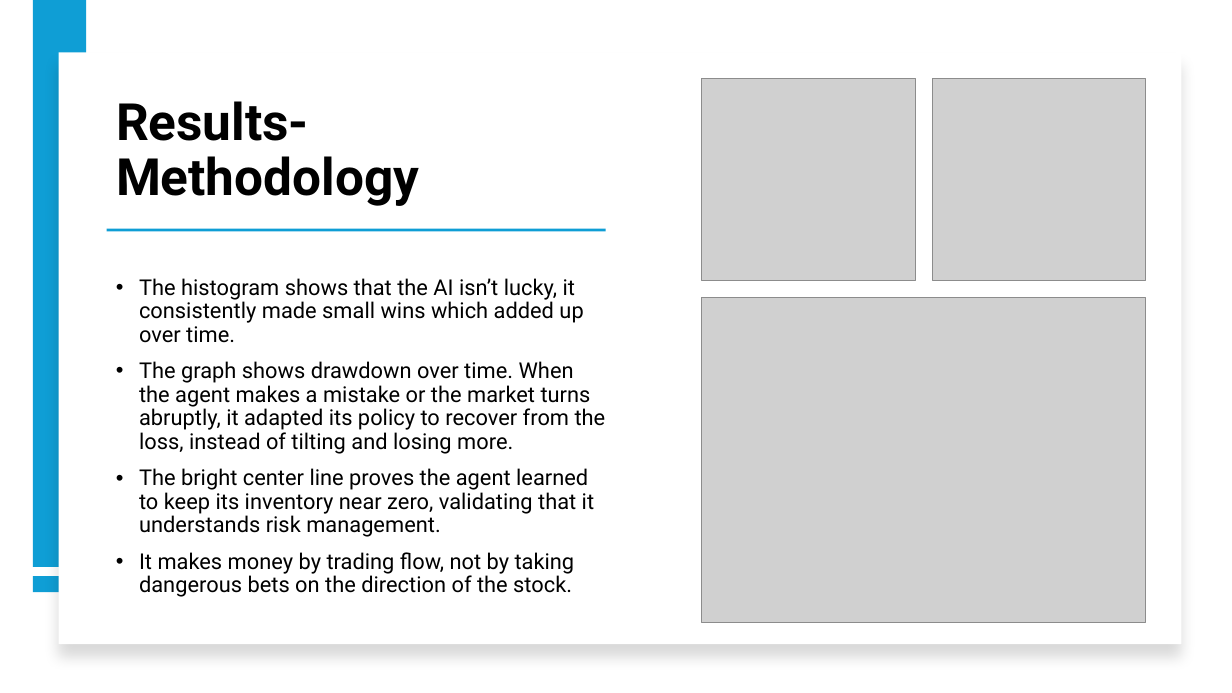
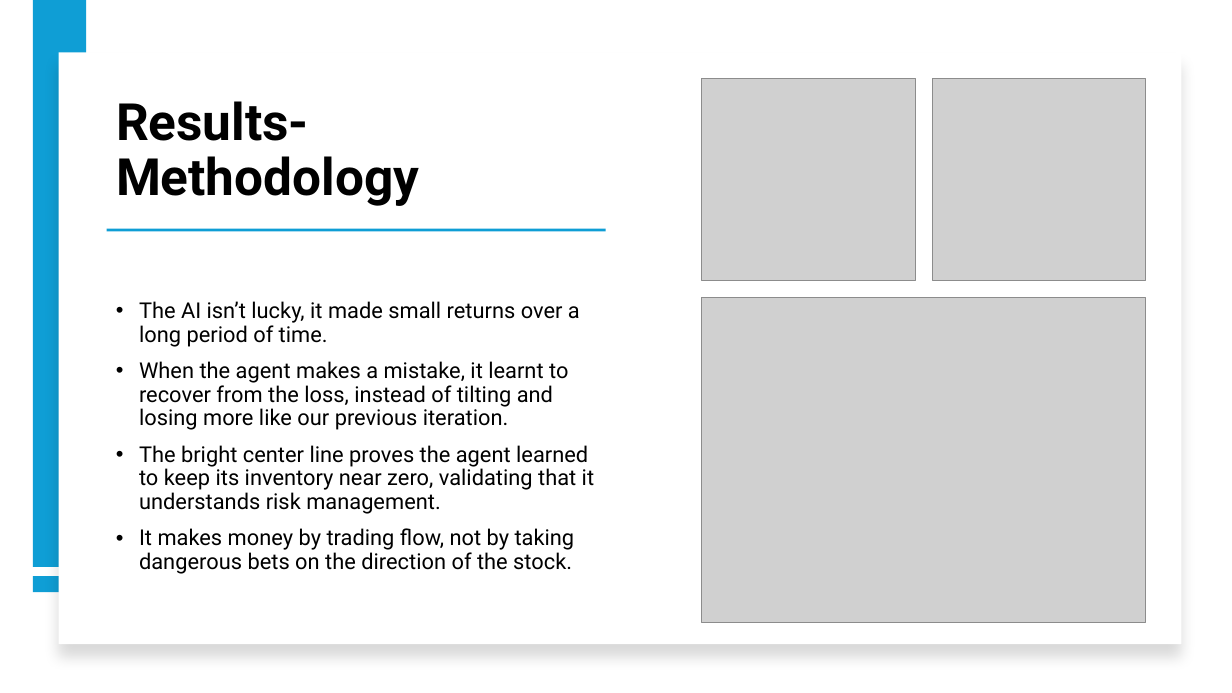
Before and after one commit to Srithwak/Coevolutionary_ARL_vs_EGT_agents_research, a slide deck: slide 12 of presentation.pptx. Drawn at 1232x693 pixels with LibreOffice and Linux fonts; fonts in the diff are those of the drawing; grey boxes stand for pictures. Boxes give left, top, right and bottom in pixels: in the first picture for what was removed or moved away, otherwise in the second. Text is boxed around its words. In the diff, an @@ line names an element or a change of style, - is before the commit and + after.

```diff
--- a/presentation.pptx
+++ b/presentation.pptx
@@ text at [139, 301, 580, 430]: text changed @@
-• The histogram shows that the AI isn’t lucky, it consistently made small wins which added up over time.
-• The graph shows drawdown over time. When the agent makes a mistake or the market turns abruptly, it adapted its policy to recover from the loss, instead of tilting and losing more.
+• The AI isn’t lucky, it made small returns over a long period of time.
+• When the agent makes a mistake, it learnt to recover from the loss, instead of tilting and losing more like our previous iteration.
```
Also in this commit, not shown: 9 other slides changed, 1 slide removed, 3 other files.
